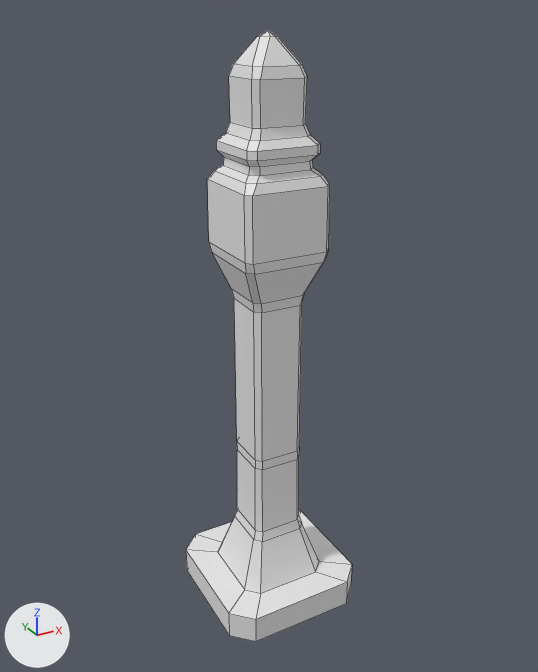
The Blender file Collapsing Islands (Unity Project)/Assets/Resources/City/City Models/Cuboid.blend, before and after one commit.
The view is the same before and after, from a camera (50 mm lens) standing at (-11.17, -20.4, 19.61) and looking at (0.11, 0.12, 9.35). Arrows for +X, +Y and +Z are at lower left; the lights stay in place. Mesh edges are drawn as thin lines.

Names of what the first picture shows: 'Vert'.
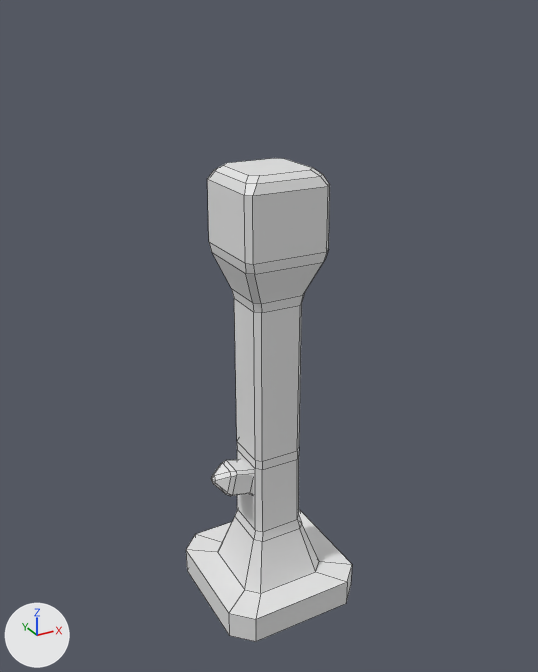
The newer file adds a shape key; the second version is drawn at full value of the shape key '1' of 'Vert', and the change is written as the vertex moves it makes.

Location of each change, [x1, y1, x2, y2] in pixels of the pictures (538 x 672 px):
'Vert', reshaped (21% shorter): before [186, 30, 352, 642]; after [186, 158, 352, 642]
part 1 of me_vert, added: after [211, 459, 253, 496]
part 2 of me_vert, cut back: before [216, 30, 320, 176]; after [224, 158, 312, 176]

Edits to the bpy script that builds the scene:
```text
Change me_vert:
    used by ob_vert; location = (0.0, 0.0, 0.0)
    remove me_vert.from_pydata(...)  # 180 vertices, 178 faces; spans x -2.6..2.6, y -2.6..2.6, z -1.0..19.0
    add me_vert.from_pydata(...)  # 188 vertices, 180 faces; spans x -2.6..2.6, y -2.6..2.6, z -1.0..15.1
    me_vert part 1: a new loose piece of 76 vertices spanning x -2.3..-0.1, y -0.7..0.7, z 3.3..4.7
    me_vert part 2
    68 vertices are removed from x -1.2..1.2, y -1.2..1.2, z 15.4..19.0
    73 faces are deleted
    1 new face joins them
```
